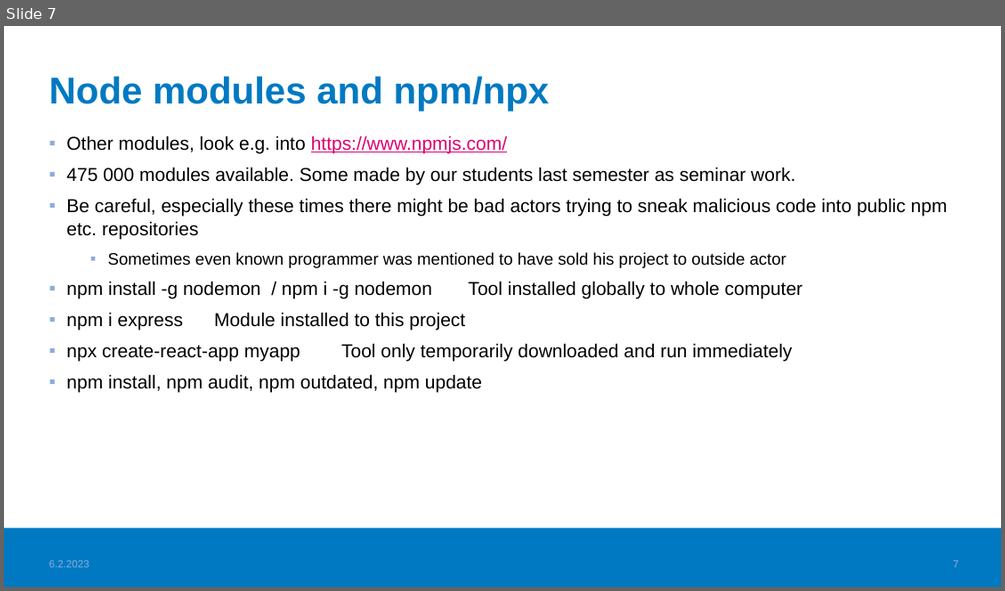
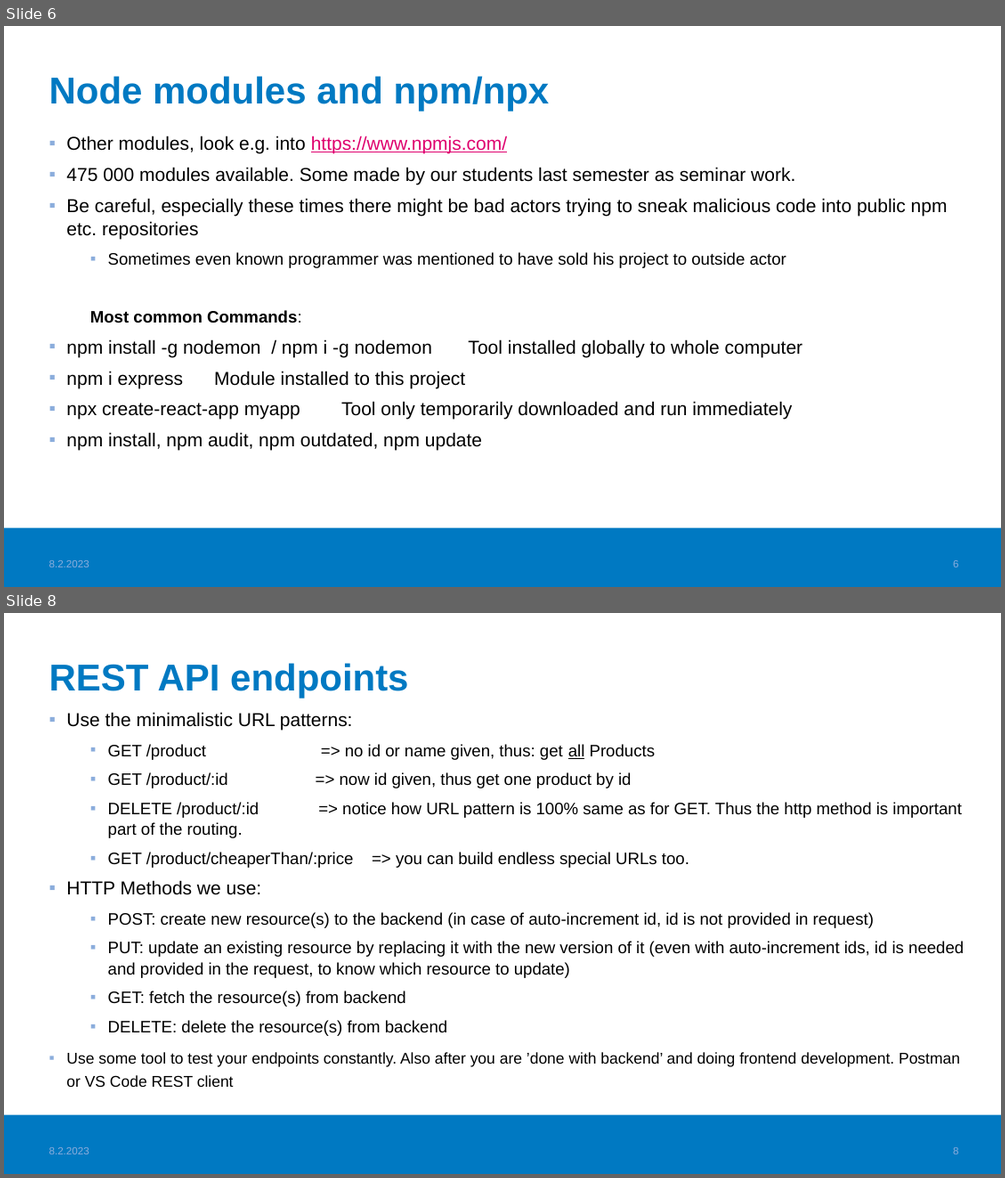
Before and after one commit to haagahelia/ohke-teknologiat, a slide deck: 05_es6_node/NodeJS_demo/02_nodejs/NodeJS.pptx. Shown one above the other, each under a label of ours: slide 7 before the commit, slides 6 and 8 after it; the slides between them are not shown. The pictures are 1005x591 and 1005x1178 pixels, drawn with LibreOffice and Linux fonts; fonts in the diff are those of the drawing; background and template pictures are left out. Boxes give left, top, right and bottom in pixels: in the first picture for what was removed or moved away, otherwise in the second. Text is boxed around its words. In the diff, an @@ line names an element or a change of style, - is before the commit and + after.

```diff
--- a/05_es6_node/NodeJS_demo/02_nodejs/NodeJS.pptx
+++ b/05_es6_node/NodeJS_demo/02_nodejs/NodeJS.pptx
@@ slide 8 added at (x1=4, y1=613, x2=1001, y2=1174), background #FFFFFF; not listed: 1 template element that a slide beside it also shows @@
@@ title added at (x1=49, y1=663, x2=408, y2=698), 36 pt, text #0079C2, bold @@
+REST API endpoints
@@ text added at (x1=66, y1=712, x2=963, y2=1086), 16 pt, text #000000 @@
+▪ Use the minimalistic URL patterns:
+  ▪ GET /product => no id or name given, thus: get all Products
+  ▪ GET /product/:id => now id given, thus get one product by id
+  ▪ DELETE /product/:id => notice how URL pattern is 100% same as for GET. Thus the http method is important part of the routing.
+  ▪ GET /product/cheaperThan/:price => you can build endless special URLs too.
+▪ HTTP Methods we use:
+  ▪ POST: create new resource(s) to the backend (in case of auto-increment id, id is not provided in request)
+  ▪ PUT: update an existing resource by replacing it with the new version of it (even with auto-increment ids, id is needed and provided in the request, to know which resource to update)
+  ▪ GET: fetch the resource(s) from backend
+  ▪ DELETE: delete the resource(s) from backend
+▪ Use some tool to test your endpoints constantly. Also after you are ’done with backend’ and doing frontend development. Postman or VS Code REST client
@@ text added at (x1=49, y1=1147, x2=89, y2=1154), 10 pt, text #8BADDC @@
+8.2.2023
@@ page number added at (x1=953, y1=1147, x2=958, y2=1154), 10 pt, text #8BADDC @@
+8
@@ what was slide 7 is now slide 6 @@
@@ slide 6 changed as well @@
@@ text at (x1=90, y1=310, x2=302, y2=323): paragraph added @@
+  Most common Commands:
@@ page number at (x1=953, y1=560, x2=958, y2=567): text changed @@
-7
+6
```
Also in this commit, not shown: 6 other slides changed, 4 other slides added, 1 slide removed, 1 other file.
